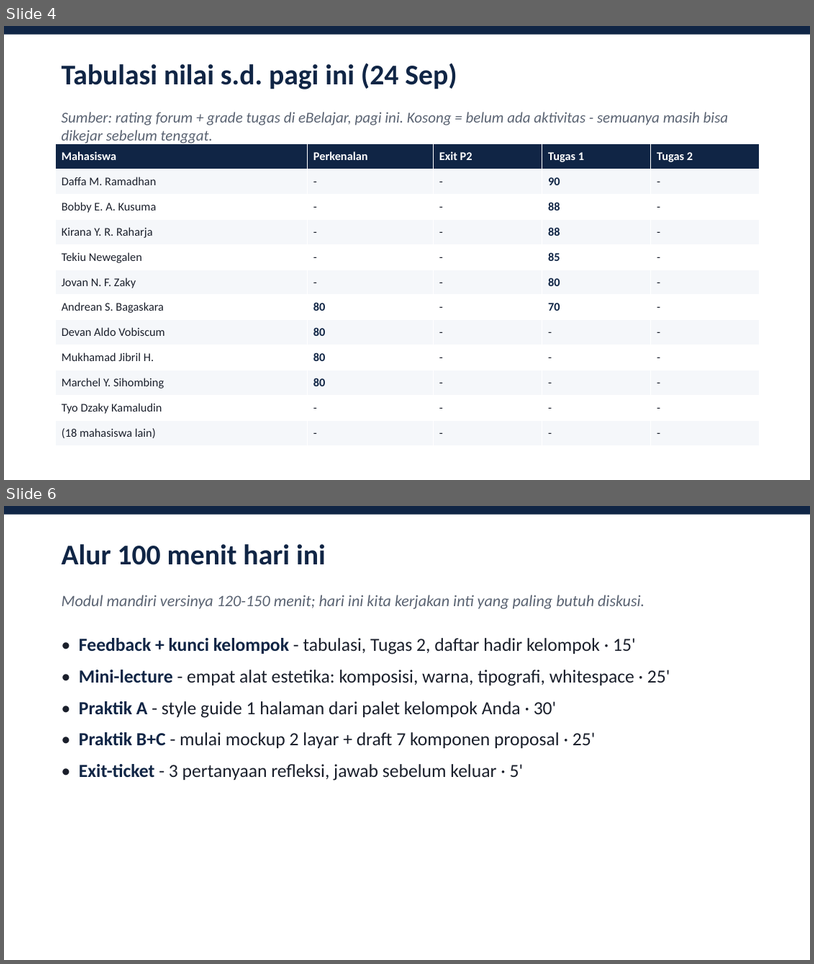
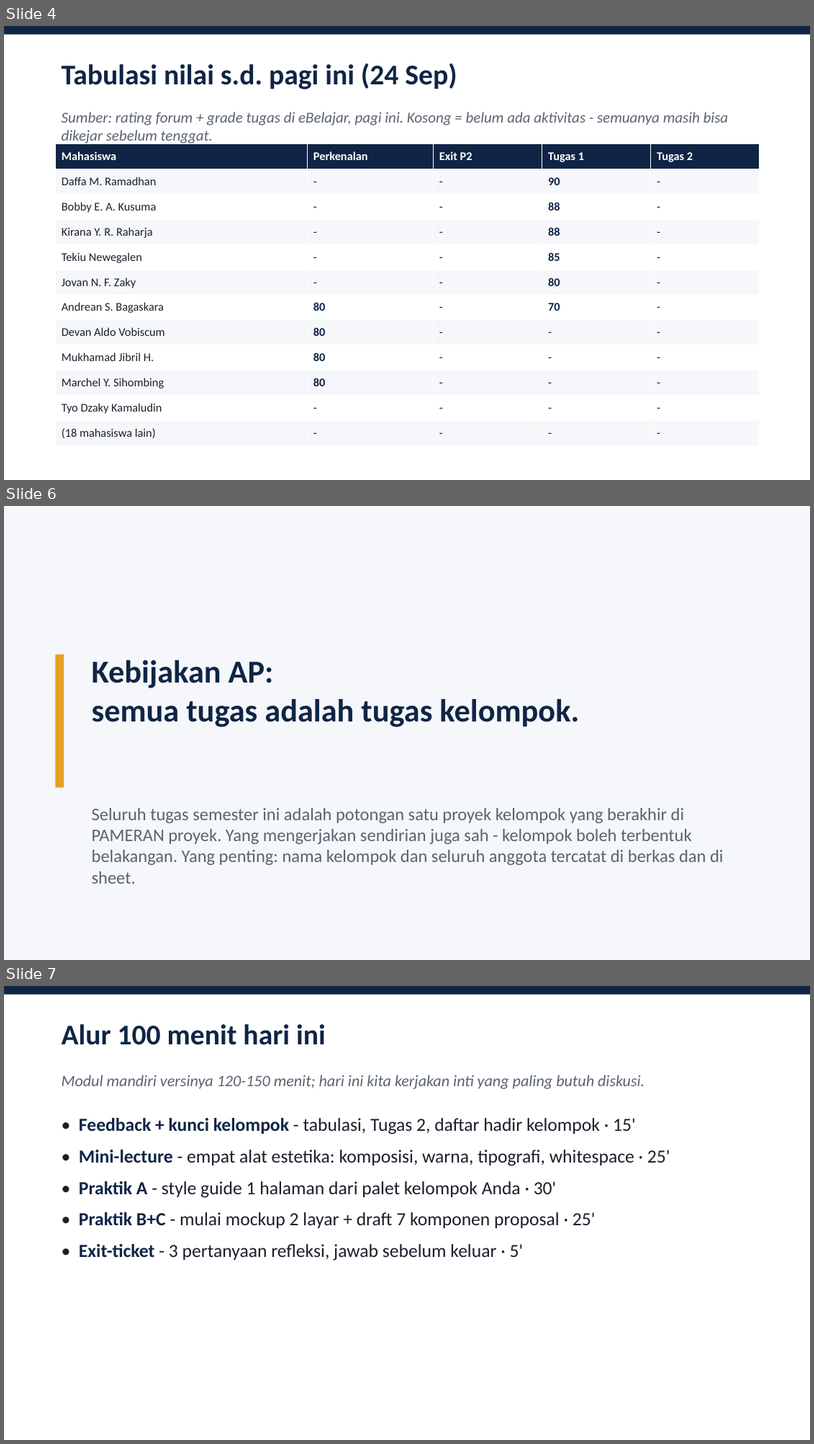
Before and after one commit to neimasilk/ebelajar, a slide deck: ganjil-2026-2027/application-project-1/AP1_A_Pertemuan3_Ganjil2026.pptx. Shown one above the other, each under a label of ours: slides 4 and 6 before the commit, slides 4, 6 and 7 after it; the slides between them are not shown. The pictures are 814x964 and 814x1444 pixels, drawn with LibreOffice and Linux fonts; fonts in the diff are those of the drawing. Boxes give left, top, right and bottom in pixels: in the first picture for what was removed or moved away, otherwise in the second. Text is boxed around its words. In the diff, an @@ line names an element or a change of style, - is before the commit and + after.

```diff
--- a/ganjil-2026-2027/application-project-1/AP1_A_Pertemuan3_Ganjil2026.pptx
+++ b/ganjil-2026-2027/application-project-1/AP1_A_Pertemuan3_Ganjil2026.pptx
@@ slide 6 added at [4, 506, 810, 960], background #FFFFFF @@
@@ rectangle added at [4, 506, 810, 960], fill #F5F7FA @@
@@ rectangle added at [55, 654, 64, 788], fill #E6A023 @@
@@ text added at [92, 660, 579, 727], 38 pt, text #102545, bold @@
+Kebijakan AP:
+semua tugas adalah tugas kelompok.
@@ text added at [92, 808, 723, 883], 21 pt, text #5A6372 @@
+Seluruh tugas semester ini adalah potongan satu proyek kelompok yang berakhir di PAMERAN proyek. Yang mengerjakan sendirian juga sah - kelompok boleh terbentuk belakangan. Yang penting: nama kelompok dan seluruh anggota tercatat di berkas dan di sheet.
@@ what was slide 6 is now slide 7 @@
```
Also in this commit, not shown: 6 slides changed, 3 other files.
